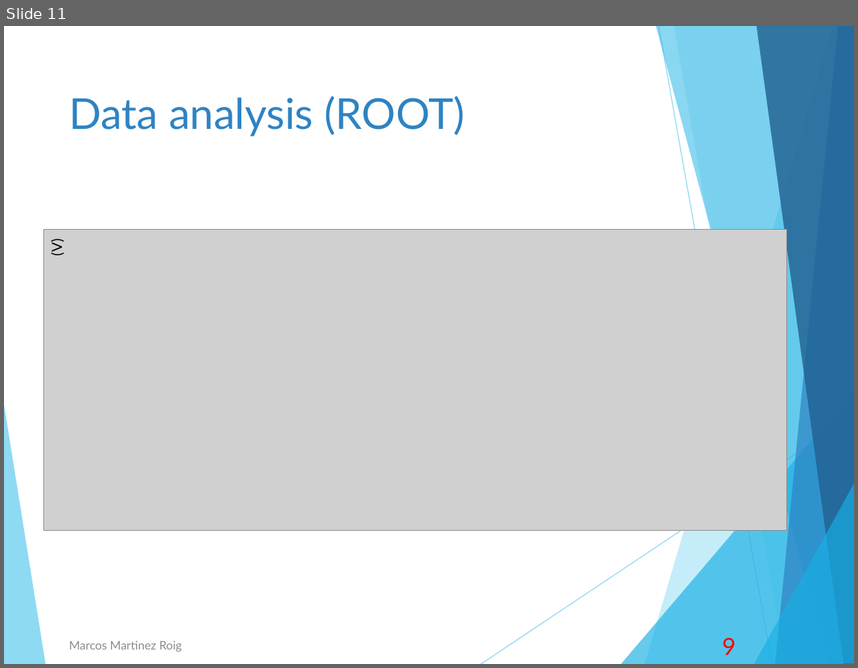
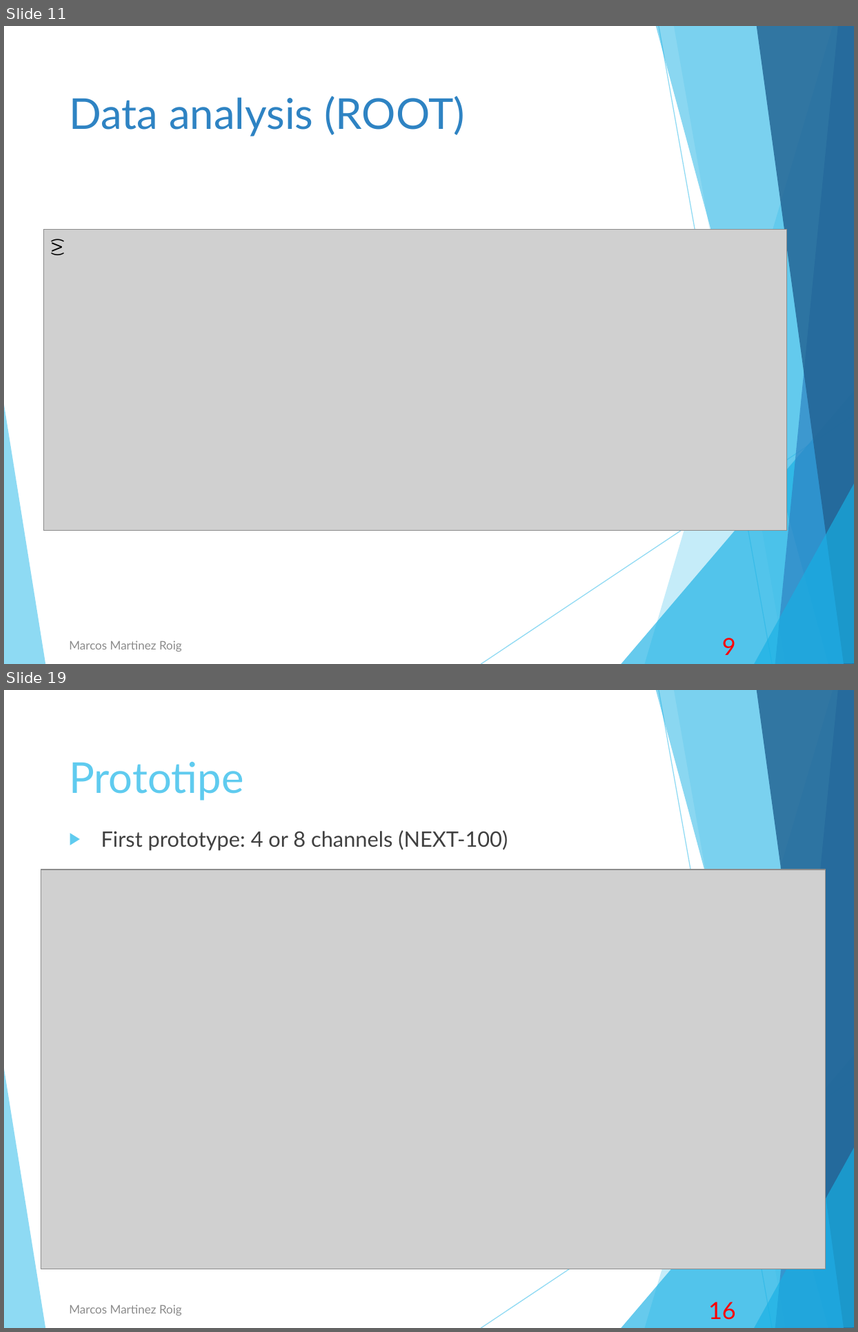
Before and after one commit to josediaz56/TFM-Marcos, a slide deck: Burdeos/presentación1.pptx. Shown one above the other, each under a label of ours: slide 11 before the commit, slides 11 and 19 after it; the slides between them are not shown. The pictures are 858x668 and 858x1332 pixels, drawn with LibreOffice and Linux fonts; fonts in the diff are those of the drawing; grey boxes stand for pictures. Boxes give left, top, right and bottom in pixels: in the first picture for what was removed or moved away, otherwise in the second. Text is boxed around its words. In the diff, an @@ line names an element or a change of style, - is before the commit and + after.

```diff
--- a/Burdeos/presentación1.pptx
+++ b/Burdeos/presentación1.pptx
@@ slide 19 added at (4,690,854,1328), background #FFFFFF; not listed: 10 template elements that a slide beside it also shows @@
@@ title added at (69,762,243,800), 36 pt, text #5FCBEF @@
+Prototipe
@@ text added at (101,830,508,851), 18 pt, text #404040 @@
+▶ First prototype: 4 or 8 channels (NEXT-100)
@@ picture added at (41,869,825,1268) @@
@@ text added at (69,1304,182,1315), 10 pt, text #8C8C8C @@
+Marcos Martinez Roig
@@ text added at (708,1301,736,1319), 20 pt, text #FF0000 @@
+16
```
Also in this commit, not shown: 5 slides changed, 2 other slides added, 1 other file.
